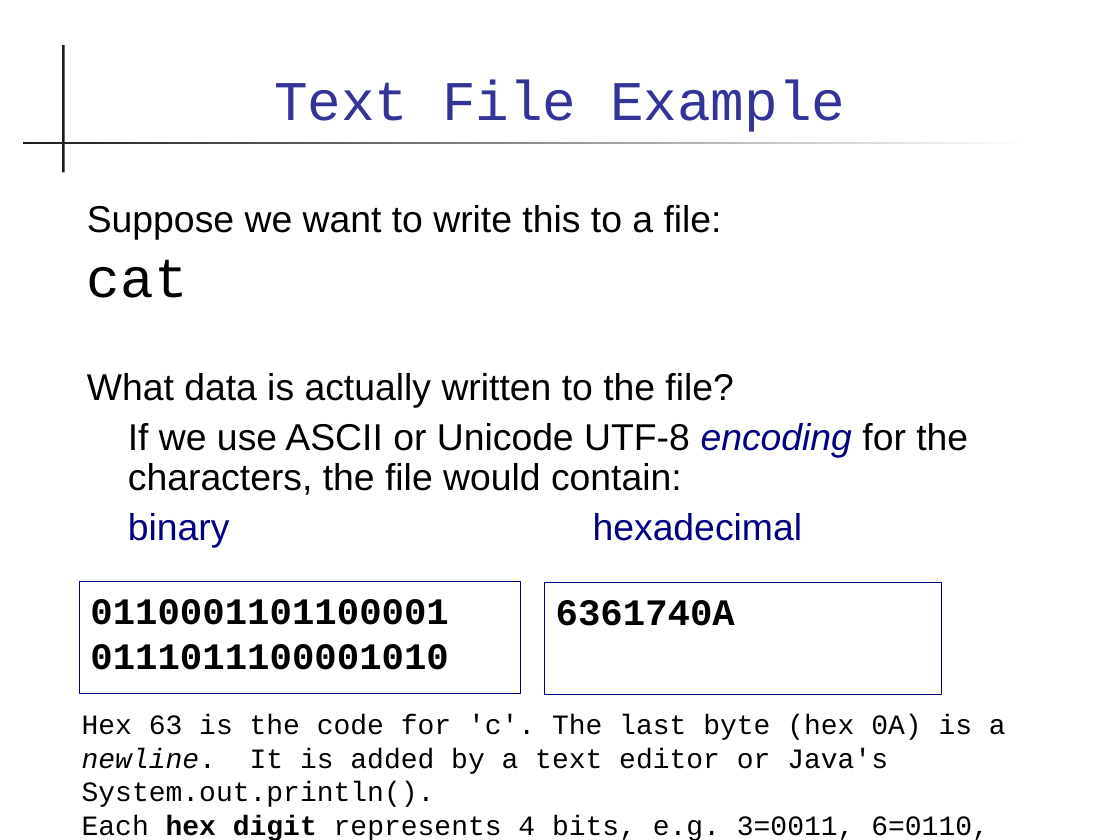
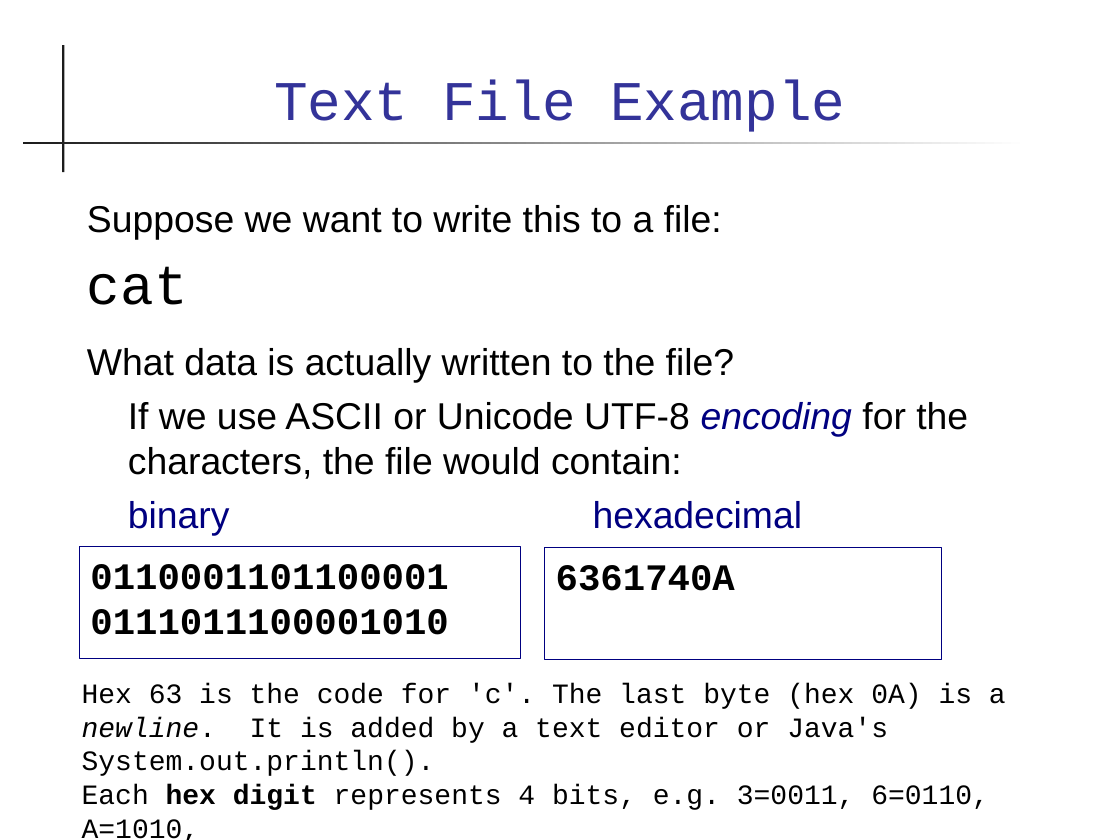
Before and after one commit to skeoop/skeoop.github.io, a slide deck: slide 6 of io/Input-Output.ppt. Drawn at 1120x840 pixels with LibreOffice and Linux fonts; fonts in the diff are those of the drawing. Boxes give left, top, right and bottom in pixels: in the first picture for what was removed or moved away, otherwise in the second. Text is boxed around its words. In the diff, an @@ line names an element or a change of style, - is before the commit and + after.

```diff
--- a/io/Input-Output.ppt
+++ b/io/Input-Output.ppt
@@ text "Suppose we want to write ..." at (x1=87, y1=205, x2=968, y2=536): indent changed; line spacing 0.9 to 1; more space between paragraphs @@
@@ rectangle "0110001101100001 0111011100001010" moved from (x1=80, y1=582, x2=521, y2=694) to (x1=80, y1=547, x2=521, y2=659) @@
@@ rectangle "6361740A" moved from (x1=544, y1=582, x2=941, y2=694) to (x1=544, y1=548, x2=941, y2=660) @@
@@ text "Hex 63 is the code ..." rewrapped from (x1=82, y1=714, x2=1006, y2=840) to (x1=82, y1=683, x2=1006, y2=840) @@
```
Also in this commit, not shown: 15 other slides changed, 1 slide added, 1 other file.
